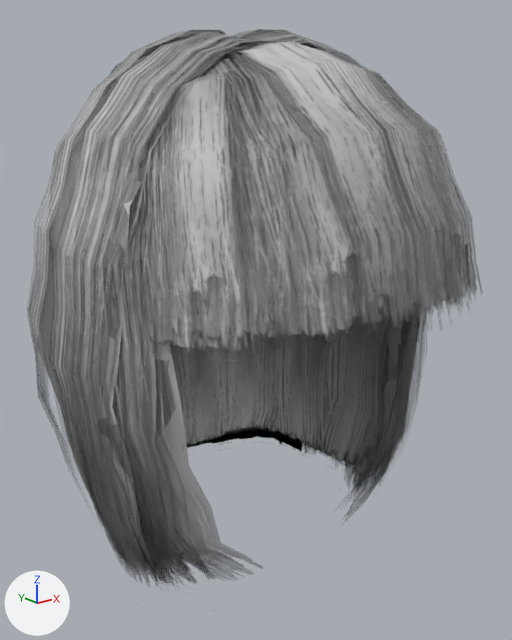
Renders of the glTF model public/models/daz_hair_asym_short.glb from each side of a commit.
Camera for both pictures: a 50 mm lens placed at (-0.211, -0.277, 0.115), pointed at (0.001, -0.012, 0.009). The lights are fixed; the arrows at lower left show +X, +Y and +Z. The first picture is the older version. Vertices at exactly the same position are counted once.

In view in the first picture: 'daz_hair_asym_short'.
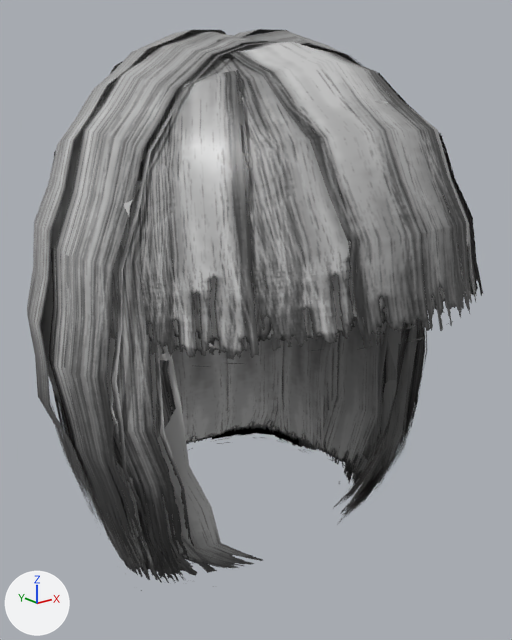
Diff of the bpy script that builds the scene:
```diff
--- a/public/models/daz_hair_asym_short.glb.py
+++ b/public/models/daz_hair_asym_short.glb.py
@@ mat_daz_hair_asym_short_mat_1 @@
+mat_daz_hair_asym_short_mat_1 = bpy.data.materials.new('daz_hair_asym_short_mat')
+# uses the picture img_daz_hair_asym_short_tex
@@ me_daz_hair_asym_short @@
 # used by ob_daz_hair_asym_short; location = (0.0, 0.0, 0.0)
-me_daz_hair_asym_short.from_pydata(...)  # 5621 vertices, 8095 faces; spans x -0.102..0.103, y -0.128..0.107, z -0.126..0.145
+me_daz_hair_asym_short.from_pydata(...)  # 5621 vertices, 8095 faces; spans x -0.102..0.103, y -0.128..0.107, z -0.112..0.145
+# me_daz_hair_asym_short part 1: 744 of 5621 vertices moved; they spanned x -0.098..0.098, y -0.052..0.087, z -0.126..-0.024 and now span x -0.095..0.096, y -0.052..0.087, z -0.112..-0.024; mean shift (0.0, 0.0, 0.003); largest move (-0.046, -0.036, -0.126) -> (-0.046, -0.036, -0.112)
+# me_daz_hair_asym_short part 2: 8095 faces spanning x -0.102..0.103, y -0.128..0.107, z -0.112..0.145 switch from mat_daz_hair_asym_short_mat (picture img_daz_hair_asym_short_tex) to mat_daz_hair_asym_short_mat_1
```

Location of each change, [x1, y1, x2, y2] in pixels of the pictures (512 x 640 px; the box of a moved part takes in the faces that stretch with it):
'daz_hair_asym_short', reshaped: before [27, 29, 482, 611]; after [27, 29, 483, 591]
part 1 of me_daz_hair_asym_short, moved or reshaped: before [43, 399, 393, 611]; after [38, 397, 410, 591]
part 2 of me_daz_hair_asym_short, recoloured: [27, 29, 482, 580] in both
